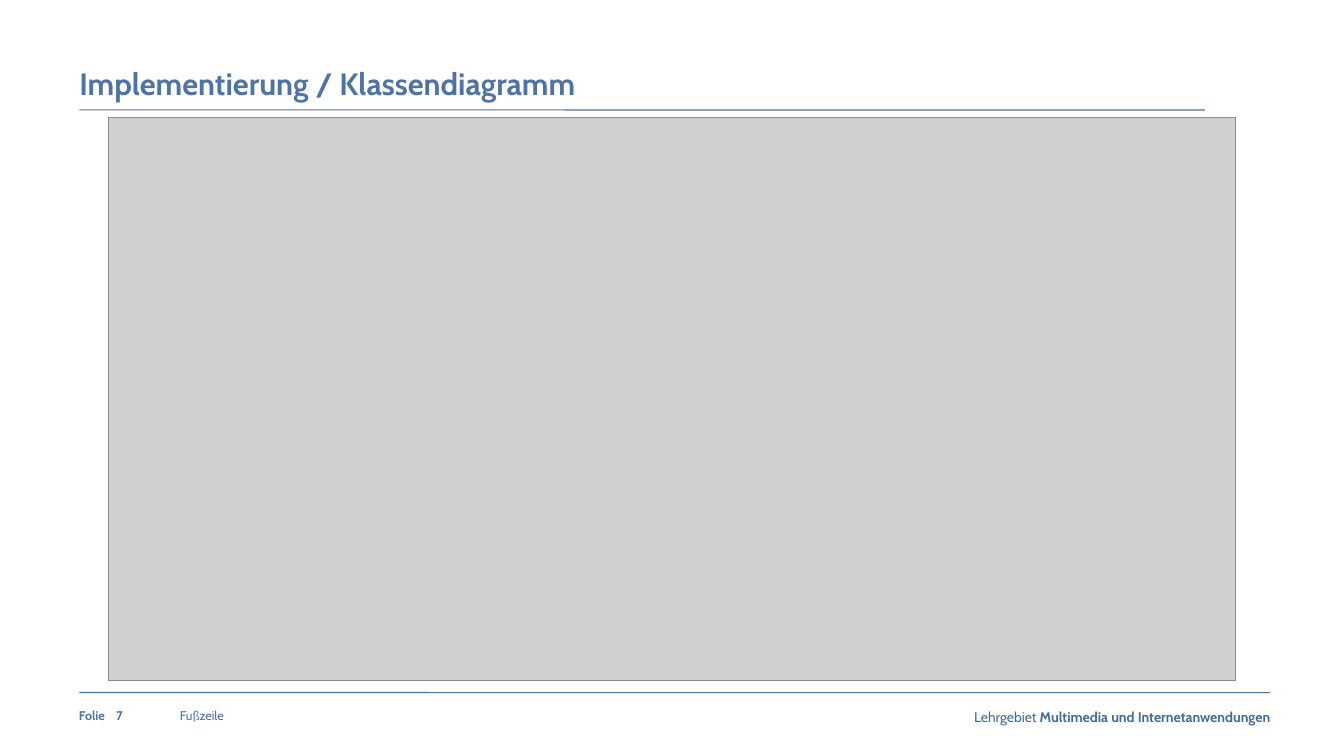
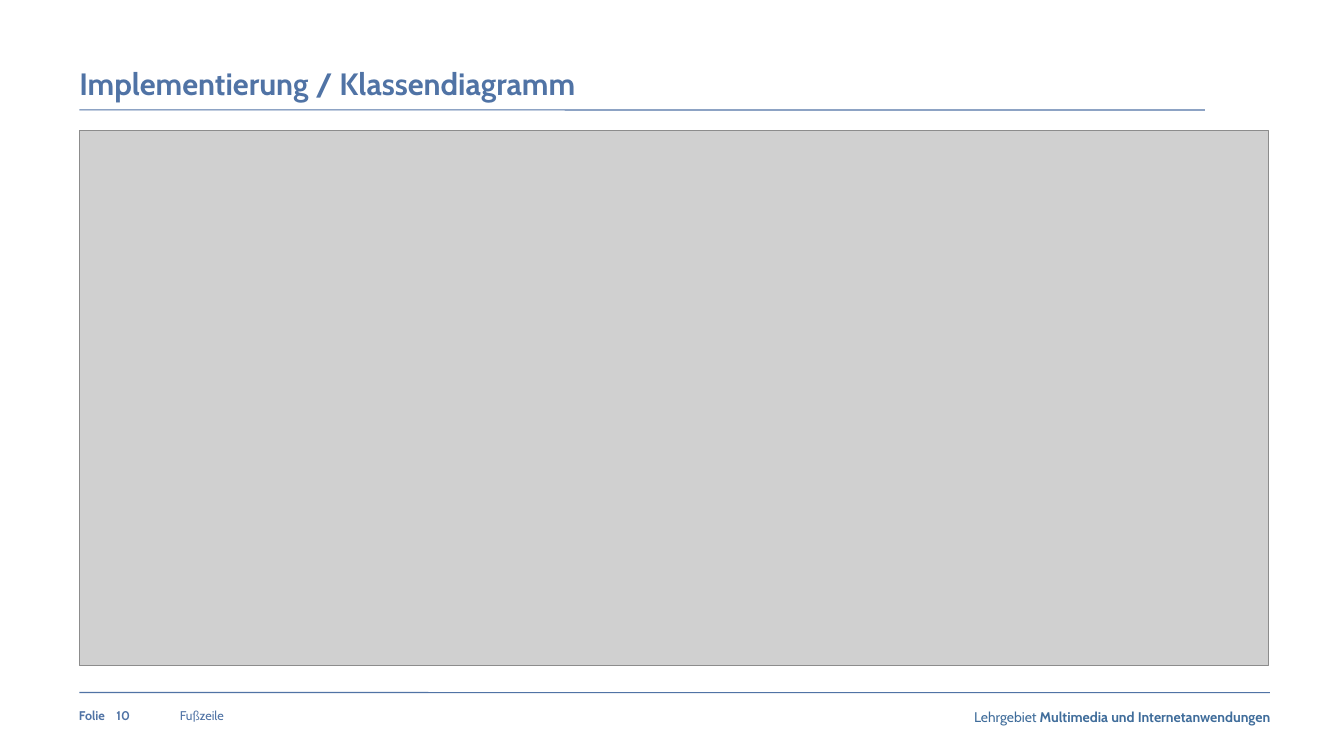
Before and after one commit to claraja/NLP_63458_WS22, a slide deck: slide 10 of Praesentation/Praesentation_Fachpraktikum_MedExtractor_Gruppe5.pptx (slide 7 before the commit). Drawn at 1344x756 pixels with LibreOffice and Linux fonts; fonts in the diff are those of the drawing; grey boxes stand for pictures; background and template pictures are left out. Boxes give left, top, right and bottom in pixels: in the first picture for what was removed or moved away, otherwise in the second. Text is boxed around its words. In the diff, an @@ line names an element or a change of style, - is before the commit and + after.

```diff
--- a/Praesentation/Praesentation_Fachpraktikum_MedExtractor_Gruppe5.pptx
+++ b/Praesentation/Praesentation_Fachpraktikum_MedExtractor_Gruppe5.pptx
@@ picture: place and size @@
-picture at (109, 118, 1235, 681)
+picture at (80, 130, 1269, 665)
@@ page number at (116, 711, 130, 720): text changed @@
-7
+10
```
Also in this commit, not shown: 4 other slides changed, 5 slides added.
